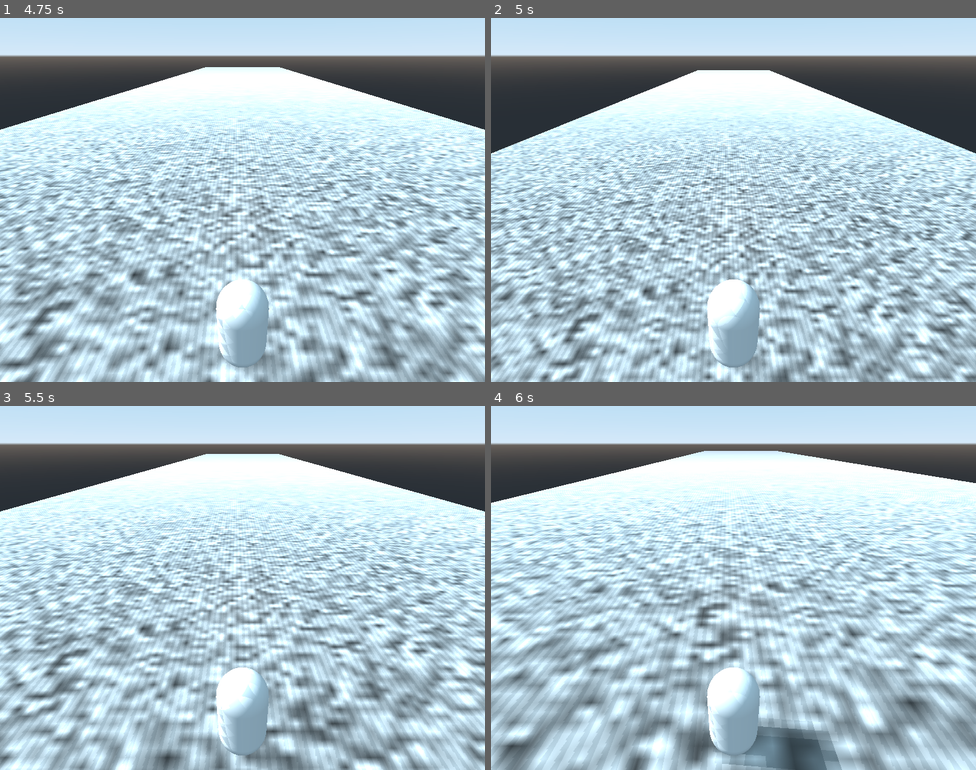
Above: before the commit, frames 1-4 (two rows, left to right).
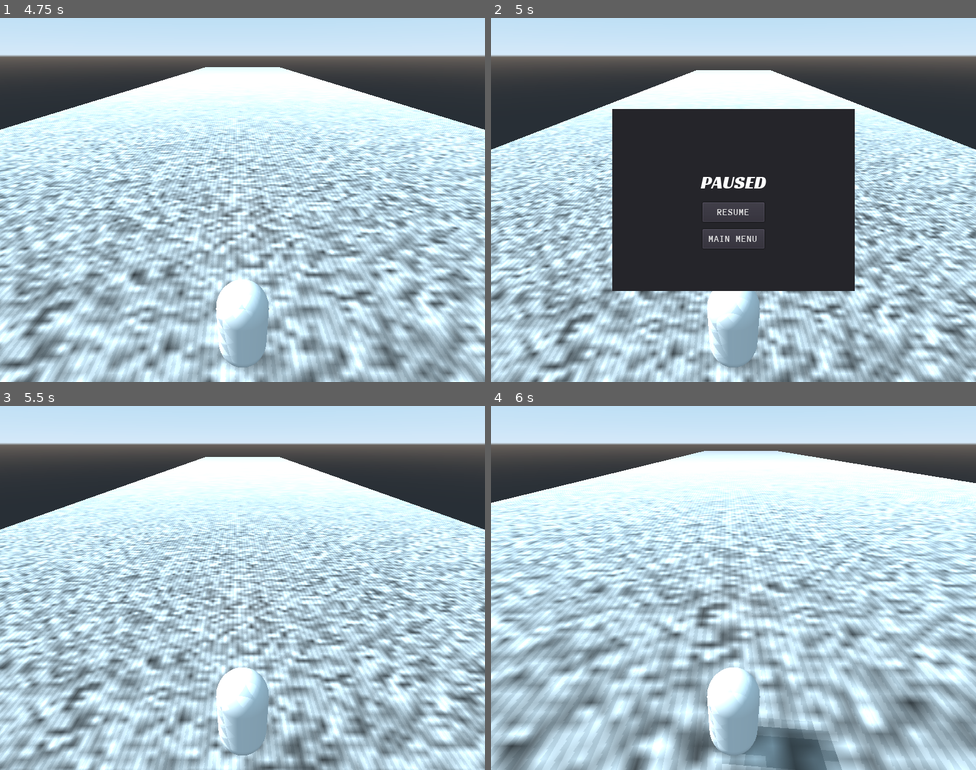
Above: after the commit, the same moments.

Repository: rans0000/endless-runner
Game: Godot game, scene res://UI/MainMenu/MainMenu.tscn
The game is run twice, just before and just after one commit, with the same random seed, the same clock (stepped at 60 frames per second) and the same inputs.
Inputs (mouse positions are in pixels of both pictures, inside the frame that each line leads up to):
- Up to frame 1 (4.75 s): click "PLAY" at 0.5 s; tap Enter at 1.25 s; hold D (move_right) 1.28-2.03 s; hold S (move_stop) 1.28-2.03 s; tap Space (jump) at 1.52, 2.27, 2.75, 3.77, 4.52 s; hold Down (ui_down) 2.03-2.78 s; tap S (move_stop) at 2.1, 3.6 s; hold D (move_right) 2.78-3.53 s; hold S (move_stop) 2.78-3.53 s; hold W (move_forward) 3.53-4.28 s; hold A (move_left) from 4.28 s (still down); hold S (move_stop) from 4.28 s (still down)
- Up to frame 2 (5 s): keep holding A (move_left); keep holding S (move_stop); tap Escape (pause_game, bound only after the commit) at 4.9 s
- Up to frame 3 (5.5 s): release A (move_left) at 5 s; release S (move_stop) at 5 s; click (242, 598) at 5 s, where only the run after the commit has a clickable "RESUME"
- Up to frame 4 (6 s): hold A (move_left) from 5.78 s (still down); tap S (move_stop) at 5.85 s

Frame 1 is identical in both runs. In frame 2, 50% of the frame differs, in the area x 0-100%, y 14-100%; in frame 3, 48%; in frame 4, nothing differs.

Commit message:
Add in-game pause menu

Diff:
--- a/UI/MainMenu/PlayButton.gd
+++ b/UI/MainMenu/PlayButton.gd
@@ -1,7 +1,7 @@
 extends Button
 
 func _ready():
-	pass
+	get_tree().paused = false
 
 
 func _on_play_button_pressed():
--- /dev/null
+++ b/UI/PauseMenu/PauseMenu.gd
@@ -0,0 +1,21 @@
+extends Control
+
+var is_paused = false
+
+func _ready():
+	self.visible = false
+
+func _process(delta):
+	if Input.is_action_just_pressed("pause_game"):
+		toggle_pause()
+
+func _on_resumebutton_pressed():
+	toggle_pause()
+
+func toggle_pause():
+	is_paused = !is_paused
+	visible = is_paused
+	get_tree().paused = is_paused
+
+func _on_mainmenu_button_pressed():
+	get_tree().change_scene("res://UI/MainMenu/MainMenu.tscn")
--- /dev/null
+++ b/UI/PauseMenu/PauseMenu.tscn
@@ -0,0 +1,73 @@
+[gd_scene load_steps=6 format=2]
+
+[ext_resource path="res://UI/PauseMenu/PauseMenu.gd" type="Script" id=1]
+[ext_resource path="res://fonts/RacingSansOne-Regular.ttf" type="DynamicFontData" id=2]
+[ext_resource path="res://fonts/AnonymousPro-Bold.ttf" type="DynamicFontData" id=3]
+
+[sub_resource type="DynamicFont" id=1]
+size = 30
+font_data = ExtResource( 2 )
+
+[sub_resource type="DynamicFont" id=2]
+use_filter = true
+font_data = ExtResource( 3 )
+
+[node name="PauseMenu" type="Control"]
+pause_mode = 2
+anchor_right = 1.0
+anchor_bottom = 1.0
+script = ExtResource( 1 )
+__meta__ = {
+"_edit_lock_": true
+}
+
+[node name="Panel" type="Panel" parent="."]
+anchor_left = 0.5
+anchor_top = 0.5
+anchor_right = 0.5
+anchor_bottom = 0.5
+margin_left = -200.0
+margin_top = -150.0
+margin_right = 200.0
+margin_bottom = 150.0
+__meta__ = {
+"_edit_lock_": true
+}
+
+[node name="Label" type="Label" parent="Panel"]
+anchor_left = 0.5
+anchor_top = 0.5
+anchor_right = 0.5
+anchor_bottom = 0.5
+margin_left = -54.0
+margin_top = -49.5
+margin_right = 54.0
+margin_bottom = -10.5
+custom_fonts/font = SubResource( 1 )
+text = "PAUSED"
+
+[node name="ResumeButton" type="Button" parent="Panel"]
+anchor_left = 0.5
+anchor_top = 0.5
+anchor_right = 0.5
+anchor_bottom = 0.5
+margin_left = -51.0
+margin_top = 4.0
+margin_right = 51.0
+margin_bottom = 36.0
+custom_fonts/font = SubResource( 2 )
+text = "RESUME"
+
+[node name="MainMenuButton2" type="Button" parent="Panel"]
+anchor_left = 0.5
+anchor_top = 0.5
+anchor_right = 0.5
+anchor_bottom = 0.5
+margin_left = -51.0
+margin_top = 47.7
+margin_right = 51.0
+margin_bottom = 79.7
+custom_fonts/font = SubResource( 2 )
+text = "MAIN MENU"
+[connection signal="pressed" from="Panel/ResumeButton" to="." method="_on_resumebutton_pressed"]
+[connection signal="pressed" from="Panel/MainMenuButton2" to="." method="_on_mainmenu_button_pressed"]
--- a/World/World.tscn
+++ b/World/World.tscn
@@ -1,7 +1,8 @@
-[gd_scene load_steps=9 format=2]
+[gd_scene load_steps=10 format=2]
 
 [ext_resource path="res://World/World.gd" type="Script" id=1]
 [ext_resource path="res://Player/Player.tscn" type="PackedScene" id=2]
+[ext_resource path="res://UI/PauseMenu/PauseMenu.tscn" type="PackedScene" id=3]
 
 [sub_resource type="BoxShape" id=1]
 extents = Vector3( 50, 1, 50 )
@@ -60,3 +61,6 @@
 transform = Transform( -0.0750431, 0.713754, -0.696364, 0.0984102, 0.700225, 0.707107, 0.992312, -0.0154659, -0.122788, -20, 20, 0 )
 shadow_enabled = true
 directional_shadow_mode = 0
+
+[node name="PauseMenu" parent="." instance=ExtResource( 3 )]
+visible = false
--- a/project.godot
+++ b/project.godot
@@ -50,6 +50,11 @@
 "events": [ Object(InputEventKey,"resource_local_to_scene":false,"resource_name":"","device":0,"alt":false,"shift":false,"control":false,"meta":false,"command":false,"pressed":false,"scancode":83,"unicode":0,"echo":false,"script":null)
  ]
 }
+pause_game={
+"deadzone": 0.5,
+"events": [ Object(InputEventKey,"resource_local_to_scene":false,"resource_name":"","device":0,"alt":false,"shift":false,"control":false,"meta":false,"command":false,"pressed":false,"scancode":16777217,"unicode":0,"echo":false,"script":null)
+ ]
+}
 
 [layer_names]
 
